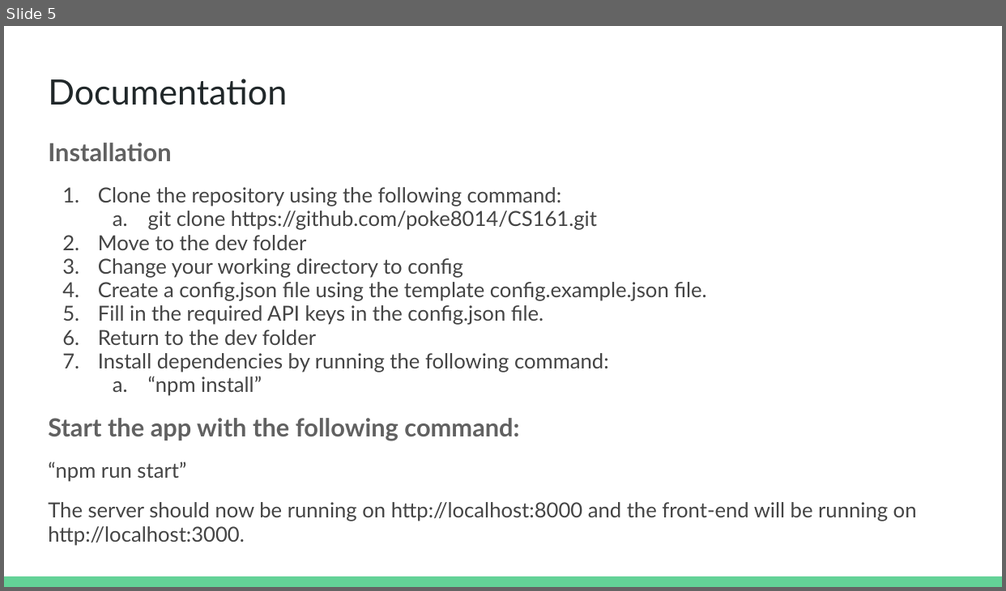
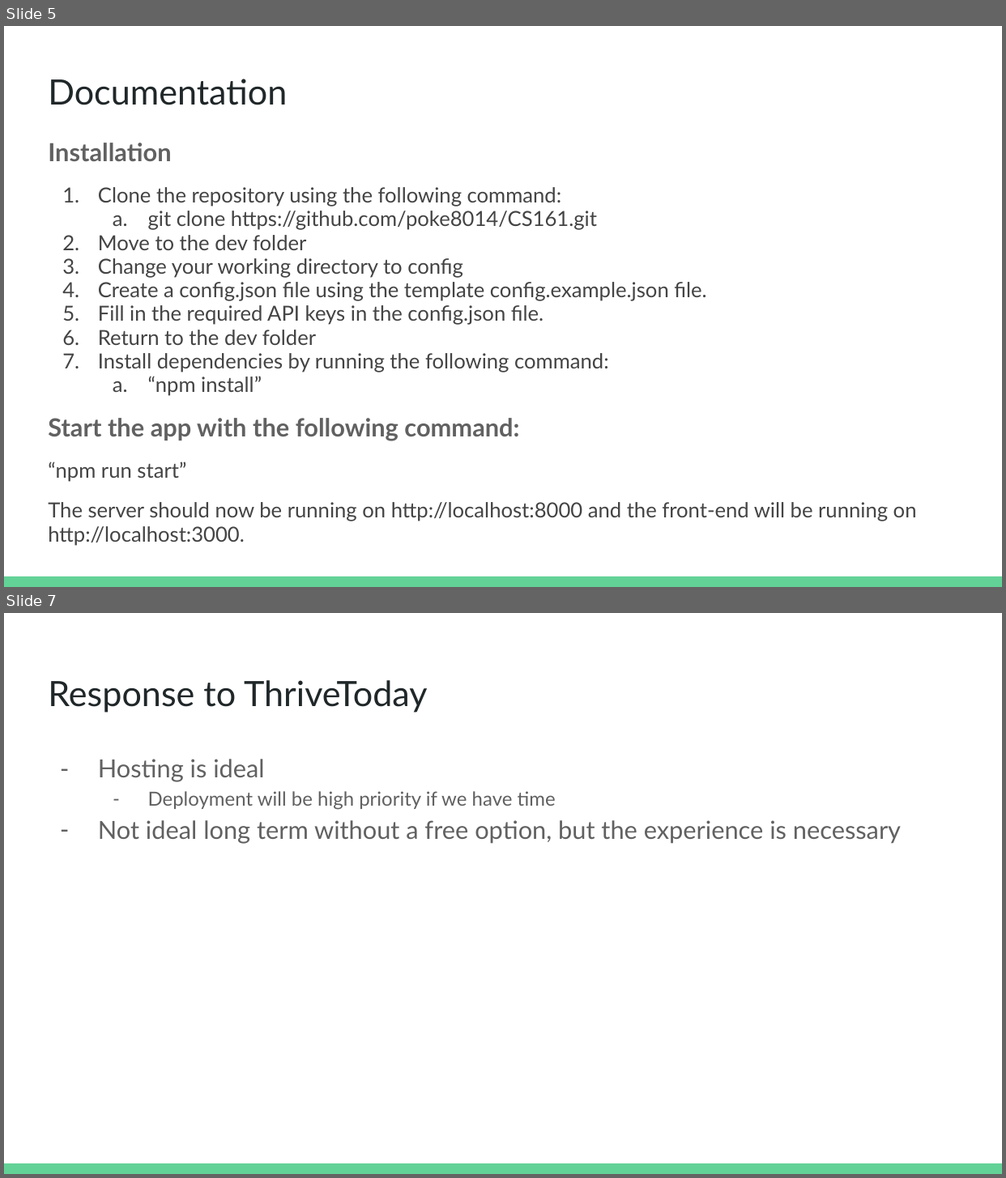
Before and after one commit to poke8014/CS161, a slide deck: weekly_team_presentation/week6.pptx. Shown one above the other, each under a label of ours: slide 5 before the commit, slides 5 and 7 after it; the slides between them are not shown. The pictures are 1006x591 and 1006x1178 pixels, drawn with LibreOffice and Linux fonts; fonts in the diff are those of the drawing. Boxes give left, top, right and bottom in pixels: in the first picture for what was removed or moved away, otherwise in the second. Text is boxed around its words. In the diff, an @@ line names an element or a change of style, - is before the commit and + after.

```diff
--- a/weekly_team_presentation/week6.pptx
+++ b/weekly_team_presentation/week6.pptx
@@ slide 7 added at [4,613,1002,1174], background #FFFFFF; not listed: 1 template element that a slide beside it also shows @@
@@ title added at [48,680,428,713], 25.2 pt, text #202729 @@
+Response to ThriveToday
@@ text added at [98,759,901,844], 18 pt, text #616161 @@
+– Hosting is ideal
+  – Deployment will be high priority if we have time
+– Not ideal long term without a free option, but the experience is necessary
```
Also in this commit, not shown: 1 other slide added.
